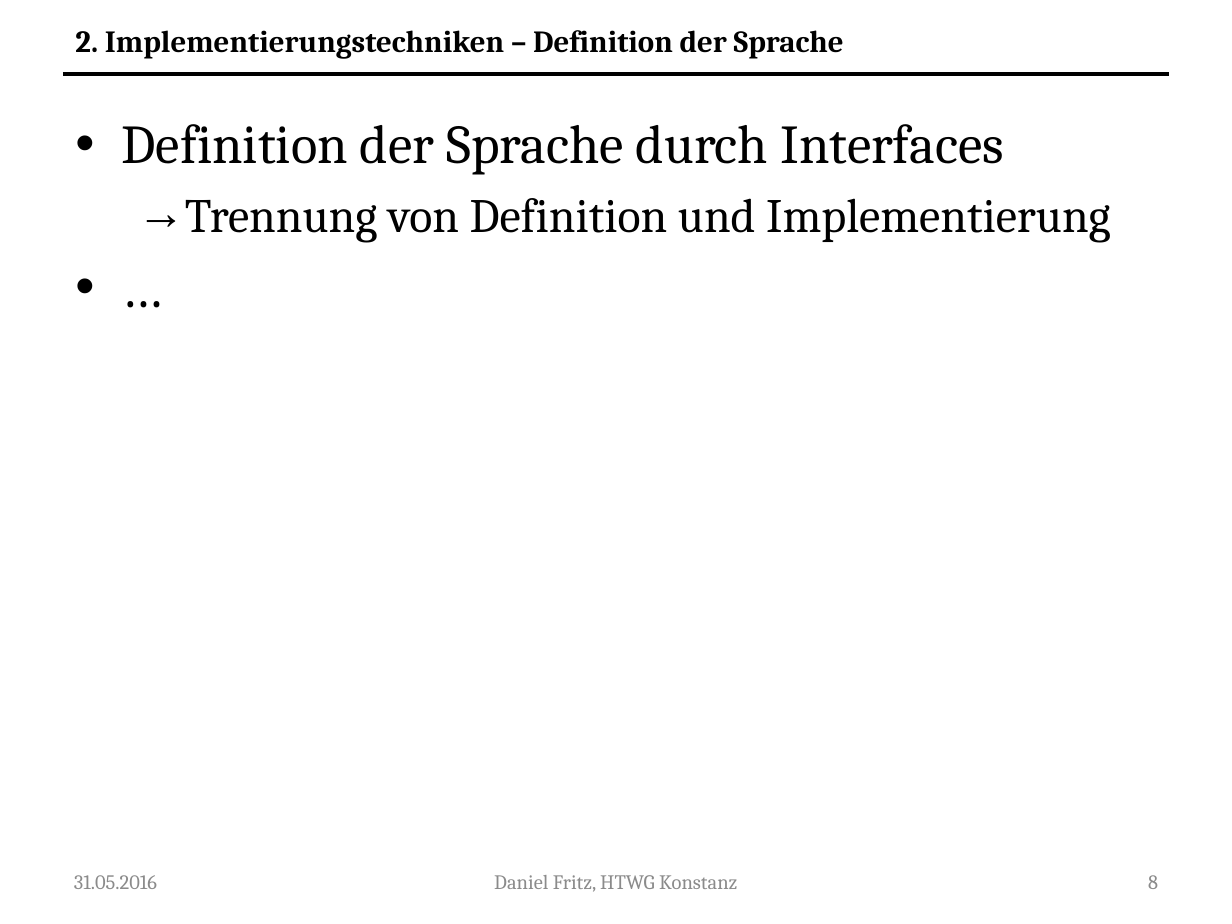
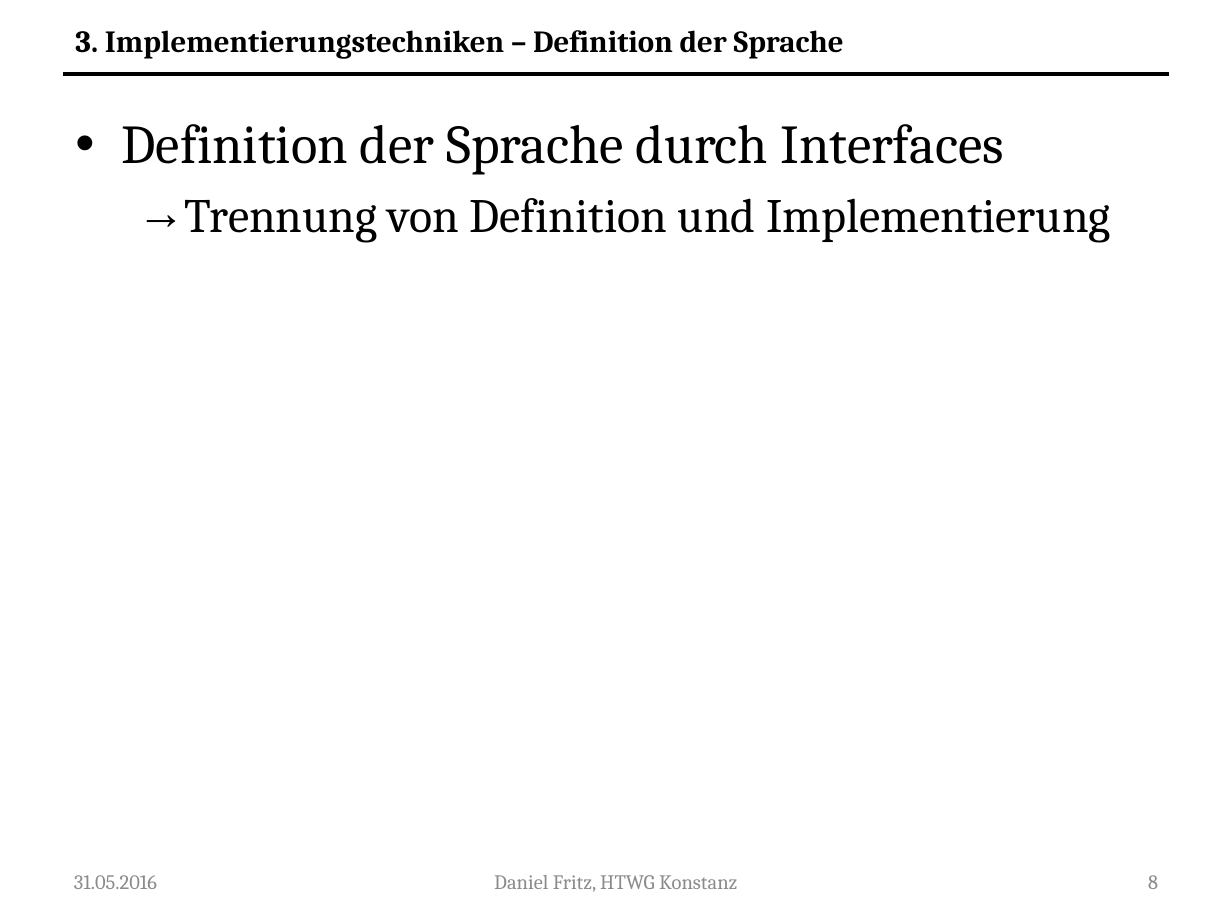
Before and after one commit to Guldenbart/MA, a slide deck: slide 8 of ppt/MA_neu.pptx. Drawn at 1232x924 pixels with LibreOffice and Linux fonts; fonts in the diff are those of the drawing. Boxes give left, top, right and bottom in pixels: in the first picture for what was removed or moved away, otherwise in the second. Text is boxed around its words. In the diff, an @@ line names an element or a change of style, - is before the commit and + after.

```diff
--- a/ppt/MA_neu.pptx
+++ b/ppt/MA_neu.pptx
@@ text at (x1=75, y1=30, x2=844, y2=59): text changed @@
-2. Implementierungstechniken – Definition der Sprache
+3. Implementierungstechniken – Definition der Sprache
@@ text at (x1=122, y1=124, x2=1111, y2=242): paragraph removed @@
-• …
```
Also in this commit, not shown: 31 other slides changed, 4 slides added.
